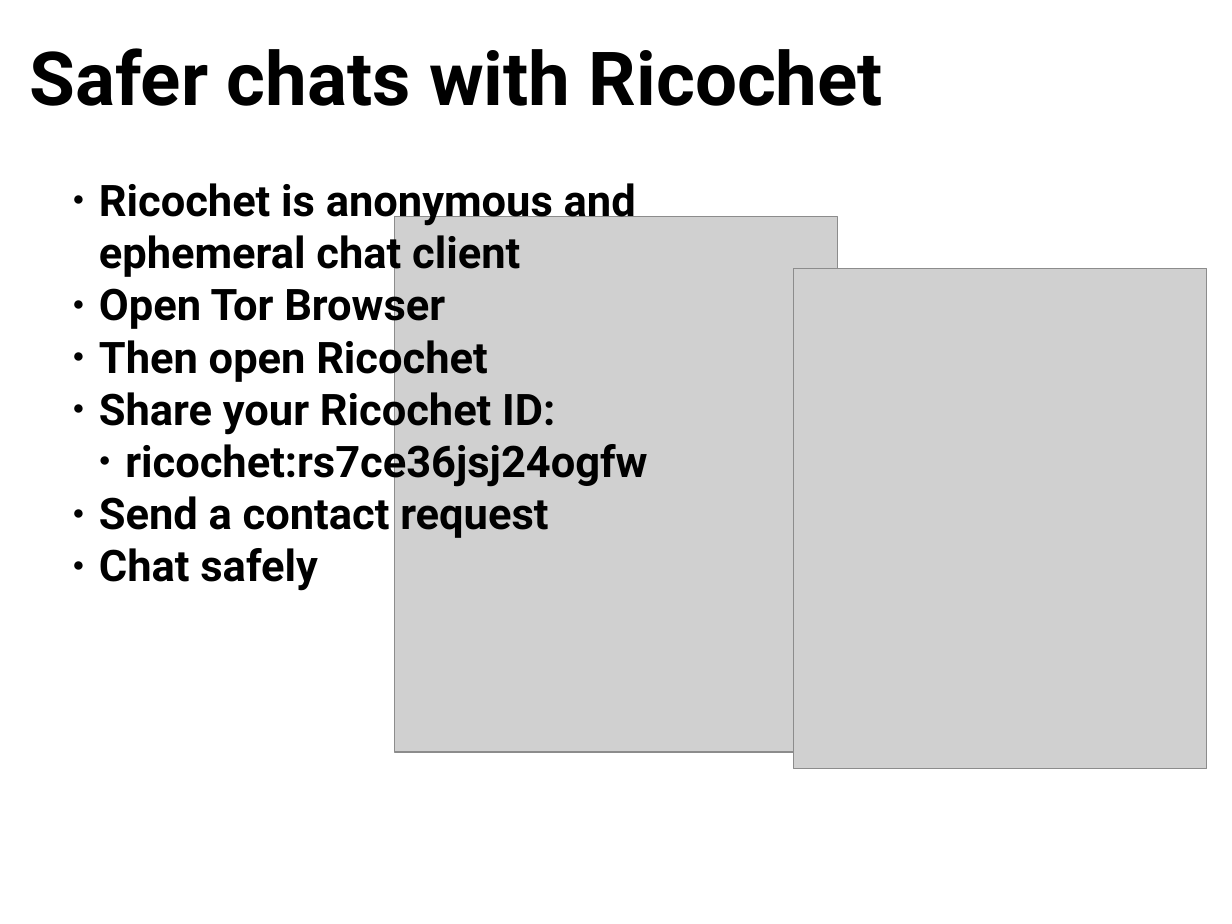
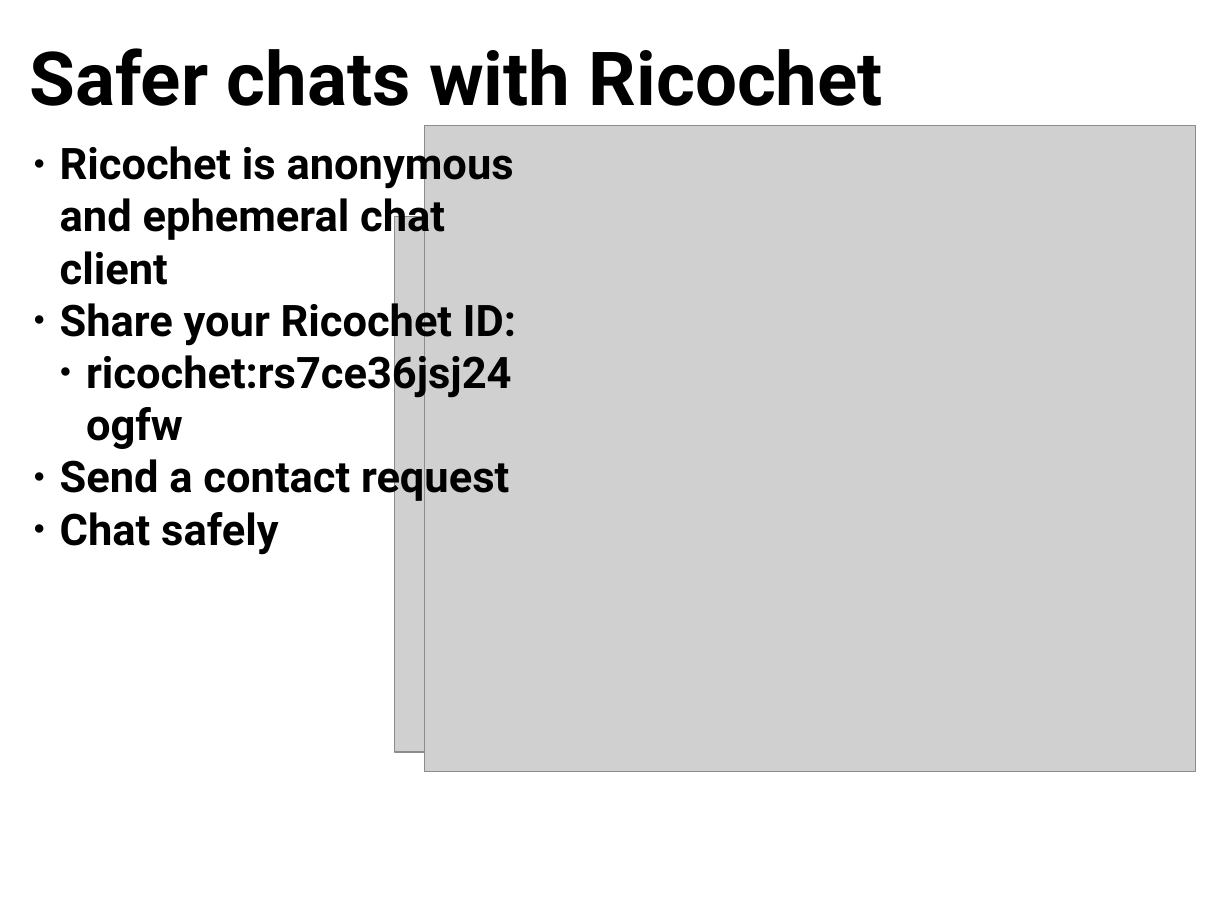
Before and after one commit to LibraryFreedom/training-materials, a slide deck: slide 17 of teen privacy toolkit.odp (slide 16 before the commit). Drawn at 1232x924 pixels with LibreOffice and Linux fonts; fonts in the diff are those of the drawing; grey boxes stand for pictures; background and template pictures are left out. Boxes give left, top, right and bottom in pixels: in the first picture for what was removed or moved away, otherwise in the second. Text is boxed around its words. In the diff, an @@ line names an element or a change of style, - is before the commit and + after.

```diff
--- a/teen privacy toolkit.odp
+++ b/teen privacy toolkit.odp
@@ text "Ricochet is anonymous and ephemeral ...": place and size @@
-text "Ricochet is anonymous and ephemeral ..." at (99, 176, 647, 591)
+text "Ricochet is anonymous and ephemeral ..." at (60, 139, 516, 555)
@@ picture: place and size @@
-picture at (794, 268, 1207, 769)
+picture at (425, 125, 1196, 771)
@@ text at (99, 280, 487, 384): paragraphs removed @@
-● Open Tor Browser
-● Then open Ricochet
```
Also in this commit, not shown: 6 other slides changed, 2 slides added, 1 slide removed, 1 other file.
